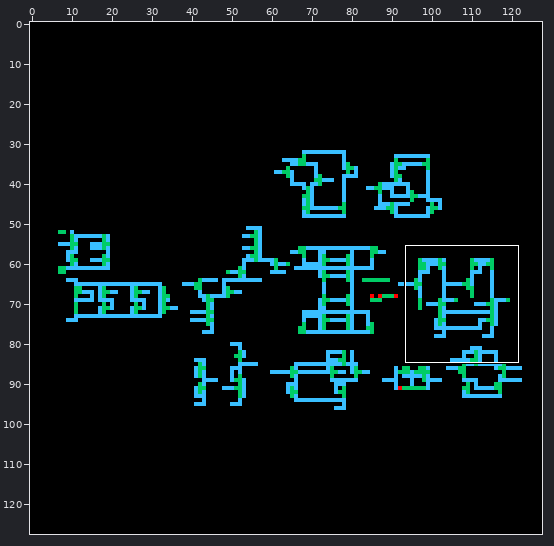
Two states of a sprite sheet, RRIO_lvpp/schematic/thumbnail_128x128.png. Above: a wide view before the commit, with the close-up outlined.
Close-up. First the earlier version:
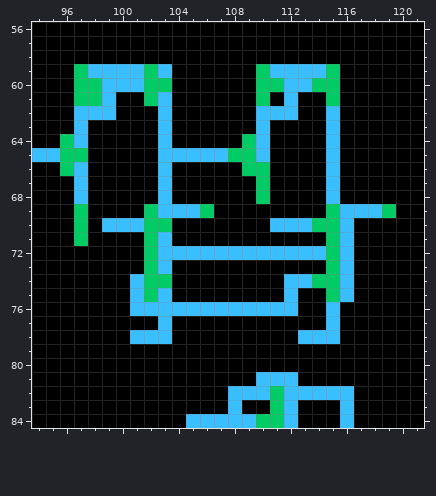
The file is 128x128 pixels. Shown: x 94..121, y 56..84.
New version:
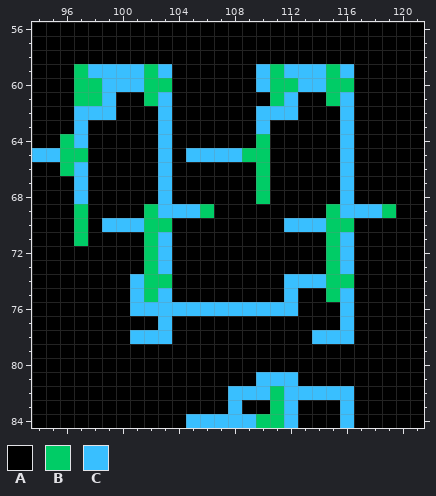
Palette (. is transparent): A #000000  B #00cc66  C #39bfff
What changed:
y 59: x 110..111 BC -> CB; x 116 A -> C
y 60: x 110 B -> C; x 112 C -> B; x 114 B -> C; x 116 A -> B
y 61: x 110..111 BA -> AB; x 116 A -> C
y 62..63: x 115..116 CA -> AC
y 64: x 109..110 BC -> AB; x 115..116 CA -> AC
y 65: x 104 C -> A; x 108 B -> C; x 110 C -> B; x 115..116 CA -> AC
y 66: x 109 B -> A; x 115..116 CA -> AC
y 67..68: x 115..116 CA -> AC
y 70: x 111 C -> A; x 114 B -> C; x 116 C -> B
y 72: x 104..114 CCCCCCCCCCC -> AAAAAAAAAAA
y 74: x 114 B -> C; x 116 C -> B
y 76..77: x 115..116 CA -> AC
y 78: x 113 C -> A; x 116 A -> C
